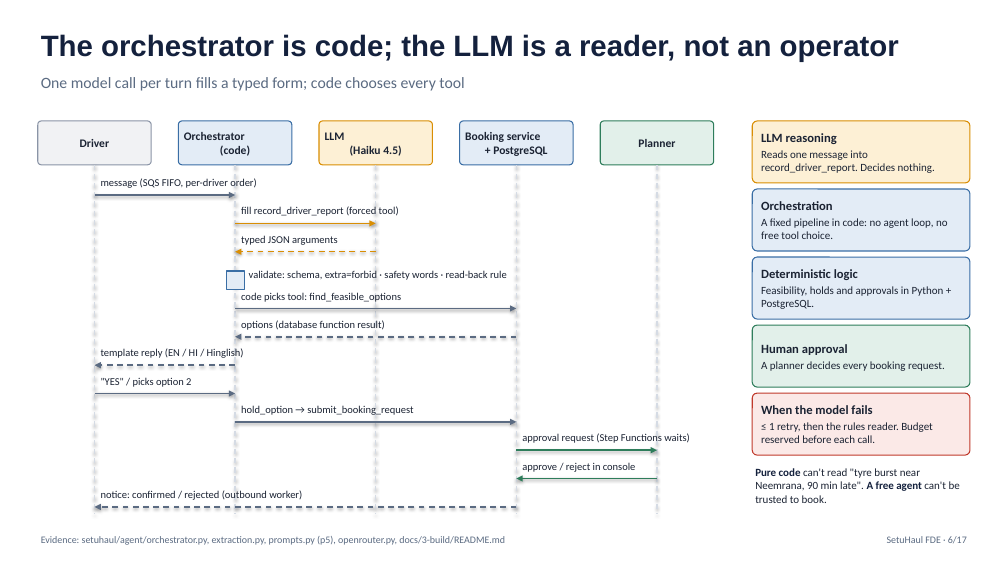
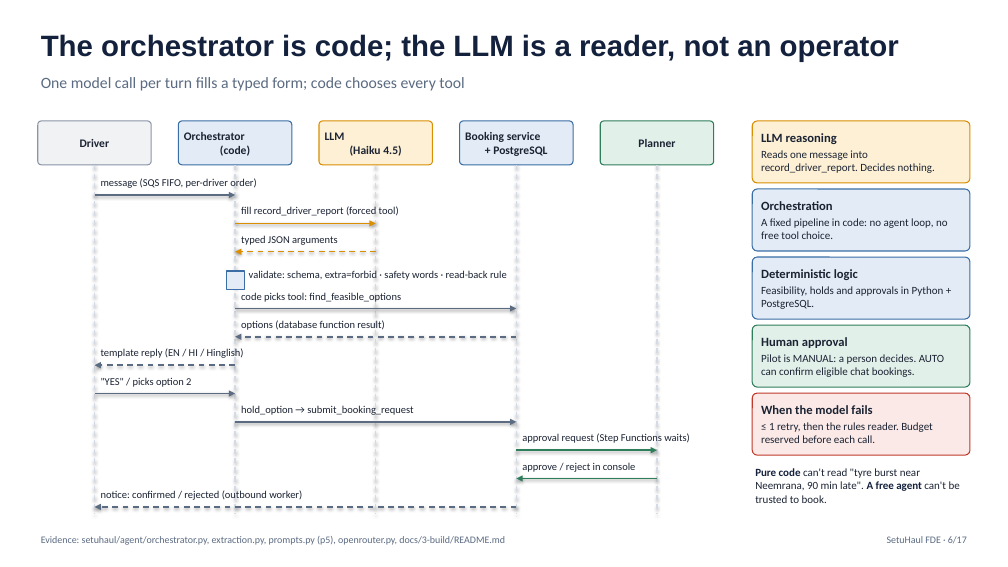
Before and after one commit to amolam/setuhaul-logistics, a slide deck: slide 6 of artifacts/fde-demo/SetuHaul_FDE_Demo.pptx. Drawn at 1008x567 pixels with LibreOffice and Linux fonts; fonts in the diff are those of the drawing. Boxes give left, top, right and bottom in pixels: in the first picture for what was removed or moved away, otherwise in the second. Text is boxed around its words. In the diff, an @@ line names an element or a change of style, - is before the commit and + after.

```diff
--- a/artifacts/fde-demo/SetuHaul_FDE_Demo.pptx
+++ b/artifacts/fde-demo/SetuHaul_FDE_Demo.pptx
@@ text in rounded rectangle at (761, 354, 944, 377): text changed @@
-A planner decides every booking request.
+Pilot is MANUAL: a person decides. AUTO can confirm eligible chat bookings.
```
Also in this commit, not shown: 7 other slides changed, 12 other files.
